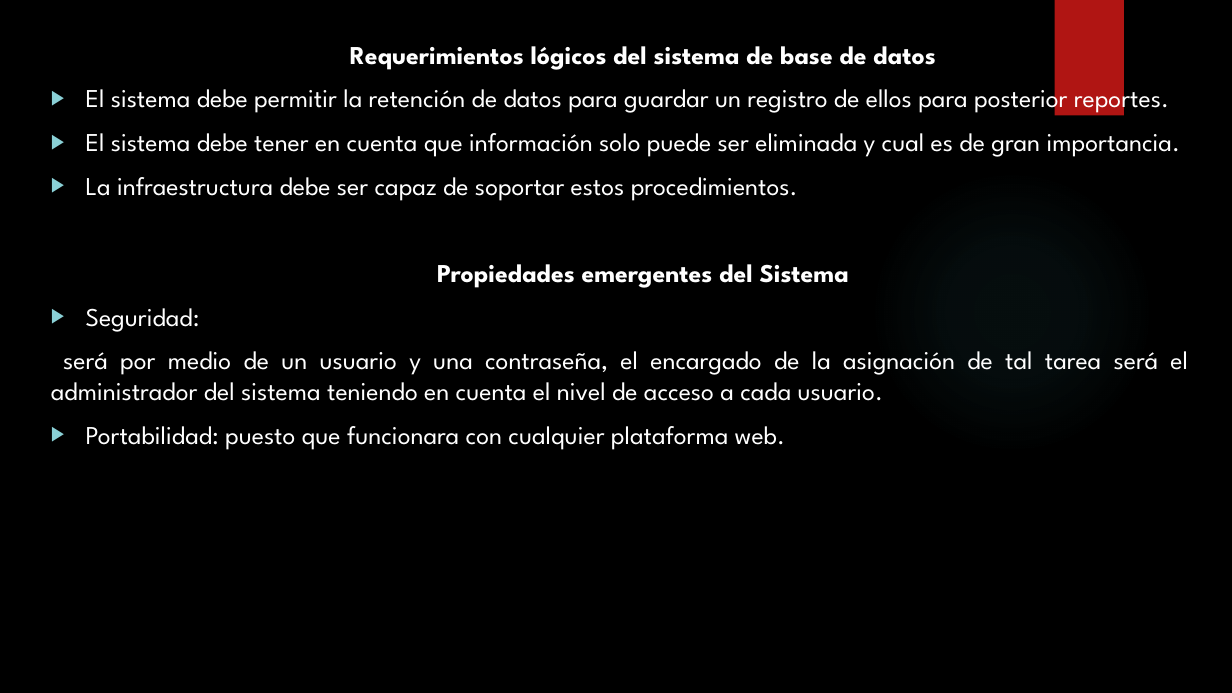
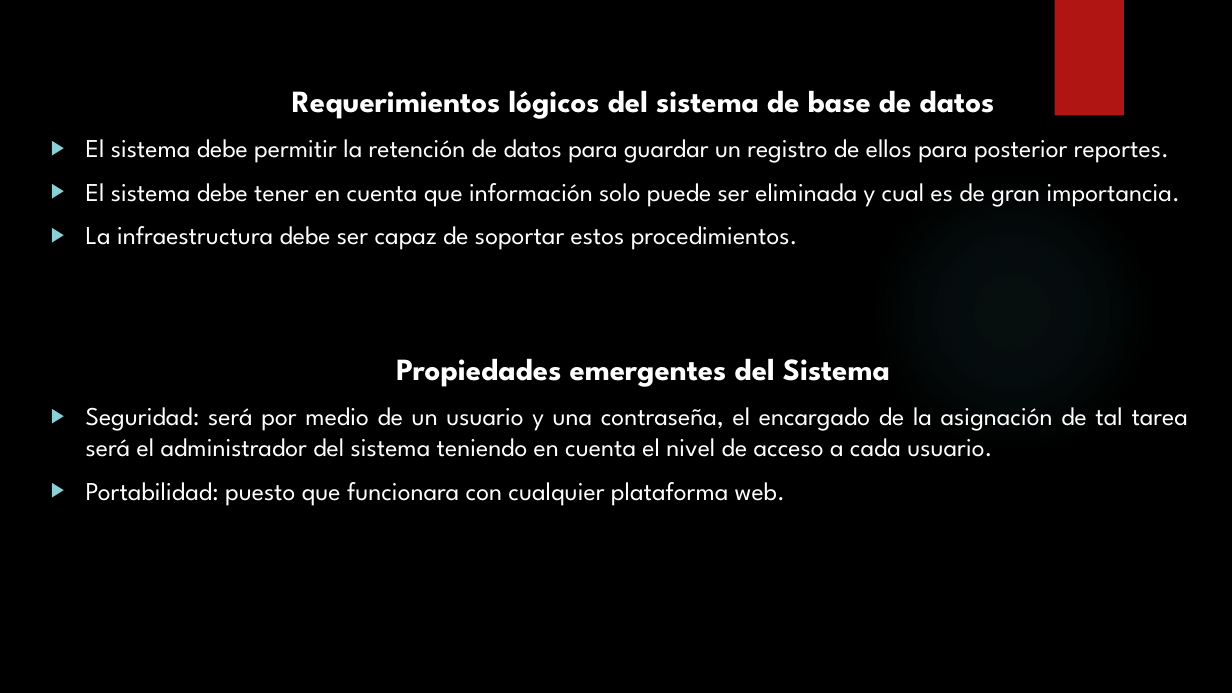
Before and after one commit to francben/proyectoDeliberyApp, a slide deck: slide 12 of Presentacion de Clase.pptx. Drawn at 1232x693 pixels with LibreOffice and Linux fonts; fonts in the diff are those of the drawing; background and template pictures are left out. Boxes give left, top, right and bottom in pixels: in the first picture for what was removed or moved away, otherwise in the second. Text is boxed around its words. In the diff, an @@ line names an element or a change of style, - is before the commit and + after.

```diff
--- a/Presentacion de Clase.pptx
+++ b/Presentacion de Clase.pptx
@@ text at (86, 90, 1180, 387): size 20 to 24 pt in "Requerimientos lógicos del sistema de base de ...", "Propiedades emergentes del Sistema"; alignment left to justified @@
@@ text at (86, 407, 1188, 457): text changed @@
-▶ Seguridad:
-será por medio de un usuario y una contraseña, el encargado de la asignación de tal tarea será el administrador del sistema teniendo en cuenta el nivel de acceso a cada usuario.
+▶ Seguridad: será por medio de un usuario y una contraseña, el encargado de la asignación de tal tarea será el administrador del sistema teniendo en cuenta el nivel de acceso a cada usuario.
```
Also in this commit, not shown: 11 other slides changed.
